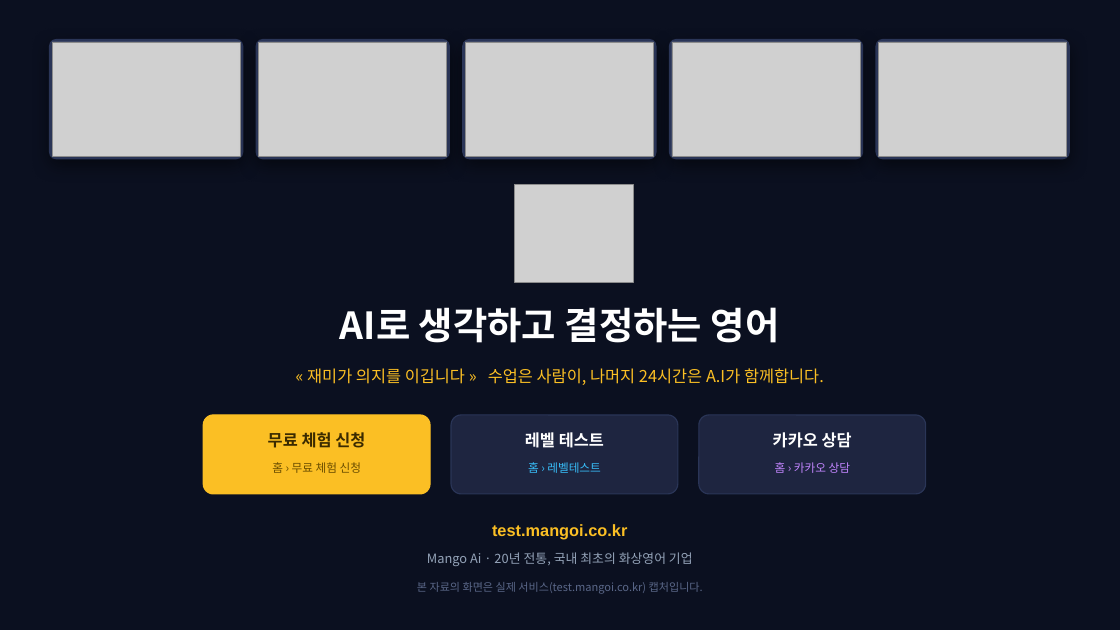
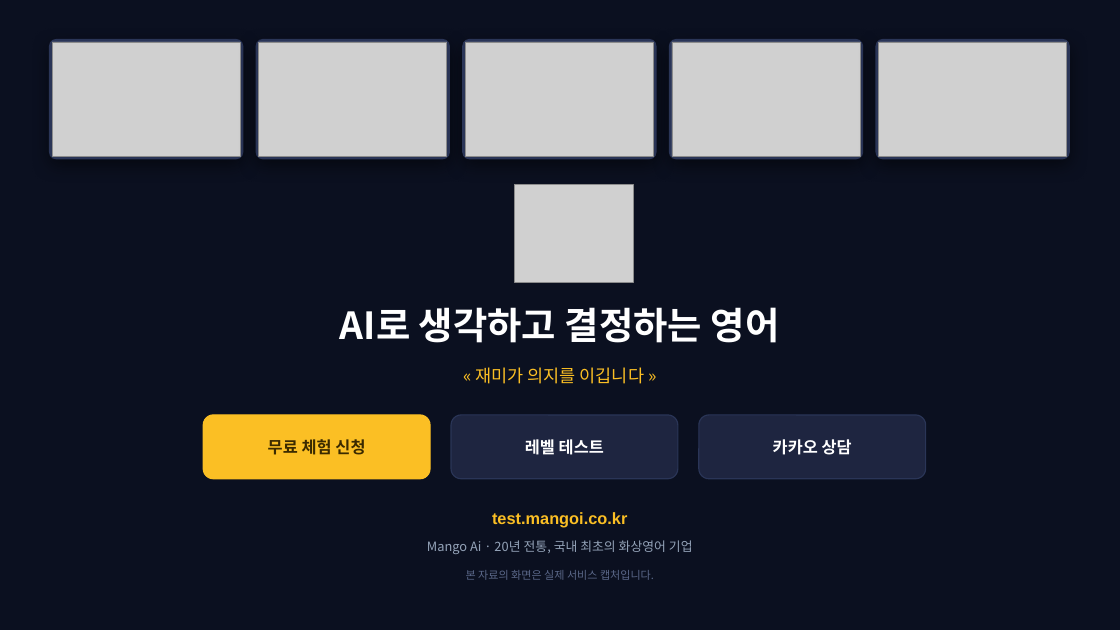
Before and after one commit to navy111p-sudo/mangoiweb, a slide deck: slide 28 of docs/MANGO_AI_안내_통합본_2026-08-17.pptx (slide 36 before the commit). Drawn at 1120x630 pixels with LibreOffice and Linux fonts; fonts in the diff are those of the drawing; grey boxes stand for pictures; background and template pictures are left out. Boxes give left, top, right and bottom in pixels: in the first picture for what was removed or moved away, otherwise in the second. Text is boxed around its words. In the diff, an @@ line names an element or a change of style, - is before the commit and + after.

```diff
--- a/docs/MANGO_AI_안내_통합본_2026-08-17.pptx
+++ b/docs/MANGO_AI_안내_통합본_2026-08-17.pptx
@@ text at (475,367,644,384): text changed; size 14 to 15 pt @@
-« 재미가 의지를 이깁니다 » 수업은 사람이, 나머지 24시간은 A.I가 함께합니다.
+« 재미가 의지를 이깁니다 »
@@ text "무료 체험 신청": place and size @@
-text "무료 체험 신청" at (268,432,365,448)
+text "무료 체험 신청" at (268,439,365,455)
@@ rounded rectangle: place and size @@
-rounded rectangle at (203,415,430,494)
+rounded rectangle at (203,415,430,479)
@@ text "레벨 테스트": place and size @@
-text "레벨 테스트" at (525,432,604,448)
+text "레벨 테스트" at (525,439,604,455)
@@ rounded rectangle: place and size @@
-rounded rectangle at (451,415,678,494)
+rounded rectangle at (451,415,678,479)
@@ proportions changed in 3 elements at (203,415,430,479), (451,415,678,479), (699,415,926,479) @@
@@ text "카카오 상담": place and size @@
-text "카카오 상담" at (773,432,852,448)
+text "카카오 상담" at (773,439,852,455)
@@ rounded rectangle: place and size @@
-rounded rectangle at (699,415,926,494)
+rounded rectangle at (699,415,926,479)
@@ text removed at (272,462,361,473) @@
-홈 › 무료 체험 신청
@@ text removed at (528,462,601,473) @@
-홈 › 레벨테스트
@@ text removed at (775,462,850,473) @@
-홈 › 카카오 상담
@@ text "test.mangoi.co.kr": place and size @@
-text "test.mangoi.co.kr" at (492,524,627,540)
+text "test.mangoi.co.kr" at (492,512,627,528)
@@ text "Mango Ai · 20년 전통, ...": place and size @@
-text "Mango Ai · 20년 전통, ..." at (427,552,693,566)
+text "Mango Ai · 20년 전통, ..." at (427,540,693,554)
@@ text at (466,570,654,580): text changed @@
-본 자료의 화면은 실제 서비스(test.mangoi.co.kr) 캡처입니다.
+본 자료의 화면은 실제 서비스 캡처입니다.
```
Also in this commit, not shown: 20 other slides changed, 7 slides added, 15 slides removed.
